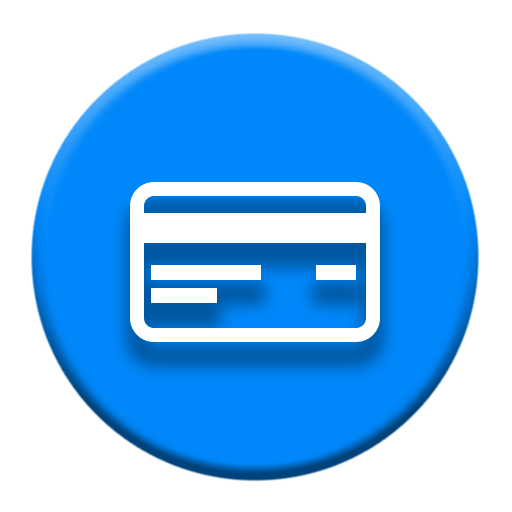
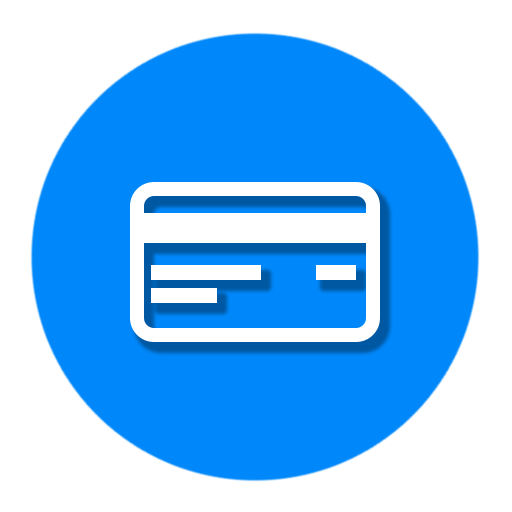
Comparing the layer stacks of the two 512x512 images. Changes:
pixels changed over (x1=31, y1=32, x2=479, y2=482) (layer not identified)
